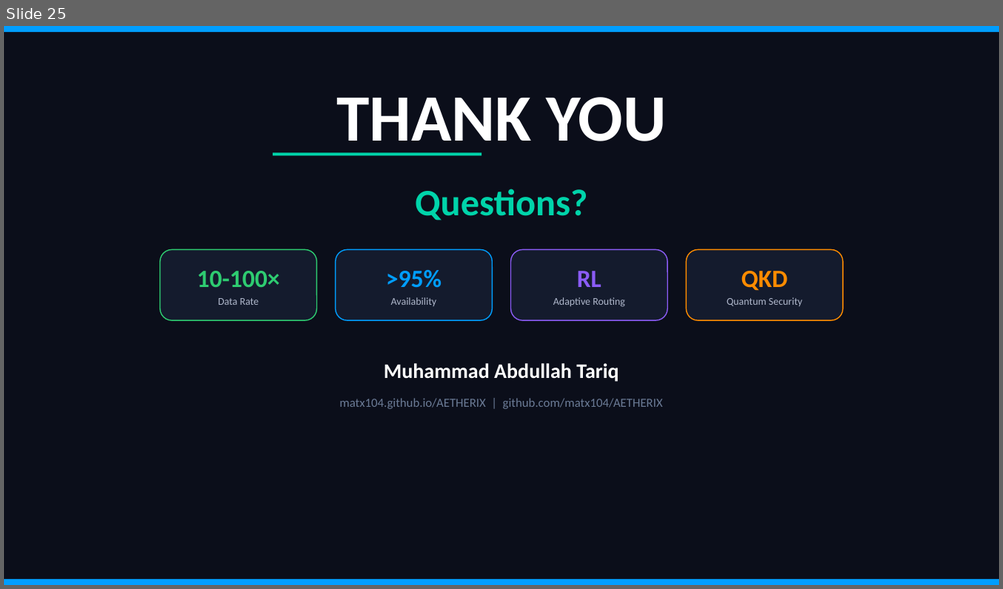
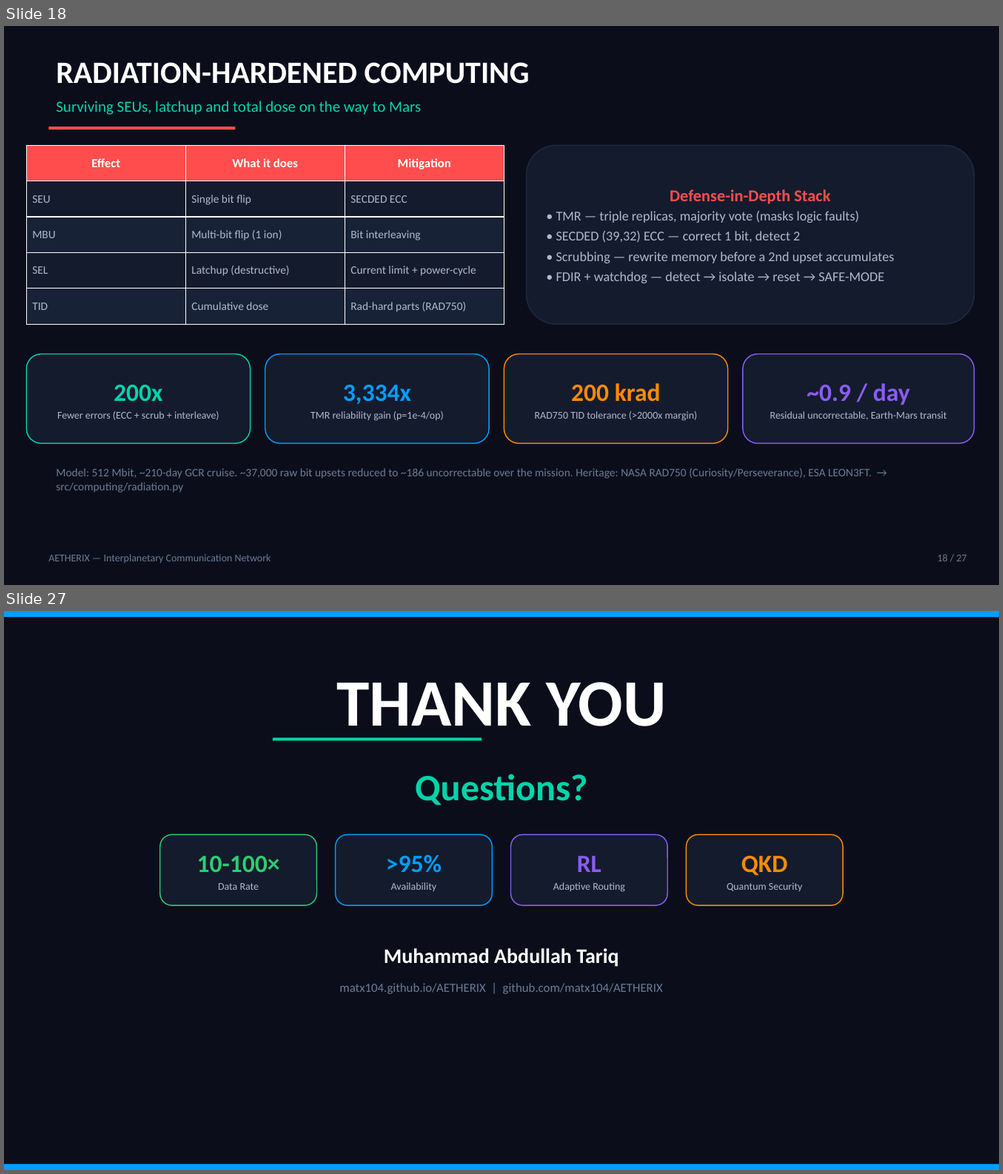
Before and after one commit to matx104/AETHERIX, a slide deck: presentation/output/AETHERIX_Presentation.pptx. Shown one above the other, each under a label of ours: slide 25 before the commit, slides 18 and 27 after it; the slides between them are not shown. The pictures are 1003x589 and 1003x1174 pixels, drawn with LibreOffice and Linux fonts; fonts in the diff are those of the drawing. Boxes give left, top, right and bottom in pixels: in the first picture for what was removed or moved away, otherwise in the second. Text is boxed around its words. In the diff, an @@ line names an element or a change of style, - is before the commit and + after.

```diff
--- a/presentation/output/AETHERIX_Presentation.pptx
+++ b/presentation/output/AETHERIX_Presentation.pptx
@@ slide 18 added at (x1=4, y1=26, x2=999, y2=585), background #0B0E1A @@
@@ text added at (x1=56, y1=62, x2=529, y2=84), 30 pt, text #FFFFFF, bold @@
+RADIATION-HARDENED COMPUTING
@@ text added at (x1=56, y1=101, x2=421, y2=115), 15 pt, text #00D4AA @@
+Surviving SEUs, latchup and total dose on the way to Mars
@@ rectangle added at (x1=48, y1=127, x2=236, y2=130), fill #FF4D4D @@
@@ table added at (x1=26, y1=145, x2=504, y2=324), 5 rows, 3 columns @@
+Effect | What it does | Mitigation
+SEU | Single bit flip | SECDED ECC
+MBU | Multi-bit flip (1 ion) | Bit interleaving
+SEL | Latchup (destructive) | Current limit + power-cycle
+TID | Cumulative dose | Rad-hard parts (RAD750)
@@ rounded rectangle added at (x1=526, y1=145, x2=974, y2=324), fill #141B2D, outline #1E2A42 1 pt, 13 pt, text #B0B8CC @@
+Defense-in-Depth Stack
+• TMR — triple replicas, majority vote (masks logic faults)
+• SECDED (39,32) ECC — correct 1 bit, detect 2
+• Scrubbing — rewrite memory before a 2nd upset accumulates
+• FDIR + watchdog — detect → isolate → reset → SAFE-MODE
@@ rounded rectangle added at (x1=26, y1=355, x2=250, y2=444), fill #141B2D, outline #00D4AA 1 pt, 10 pt, text #B0B8CC @@
+200x
+Fewer errors (ECC + scrub + interleave)
@@ rounded rectangle added at (x1=265, y1=355, x2=489, y2=444), fill #141B2D, outline #009EFF 1 pt, 10 pt, text #B0B8CC @@
+3,334x
+TMR reliability gain (p=1e-4/op)
@@ rounded rectangle added at (x1=504, y1=355, x2=728, y2=444), fill #141B2D, outline #FF8C00 1 pt, 10 pt, text #B0B8CC @@
+200 krad
+RAD750 TID tolerance (>2000x margin)
@@ rounded rectangle added at (x1=743, y1=355, x2=974, y2=444), fill #141B2D, outline #8B5CF6 1 pt, 10 pt, text #B0B8CC @@
+~0.9 / day
+Residual uncorrectable, Earth-Mars transit
@@ text added at (x1=56, y1=469, x2=871, y2=493), 11 pt, text #6B7B96 @@
+Model: 512 Mbit, ~210-day GCR cruise. ~37,000 raw bit upsets reduced to ~186 uncorrectable over the mission. Heritage: NASA RAD750 (Curiosity/Perseverance), ESA LEON3FT. → src/computing/radiation.py
@@ text added at (x1=48, y1=554, x2=271, y2=563), 10 pt, text #6B7B96 @@
+AETHERIX — Interplanetary Communication Network
@@ text added at (x1=937, y1=554, x2=966, y2=562), 10 pt, text #6B7B96 @@
+18 / 27
@@ what was slide 25 is now slide 27 @@
```
Also in this commit, not shown: 23 slides changed, 1 other slide added, 5 other files.
